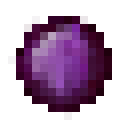
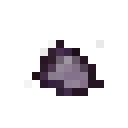
Layers edited between the first and the second 128x128 image:
added layer "fragment" above "empty" over [24, 40, 104, 96]
hid "soul" over [8, 16, 112, 120]
